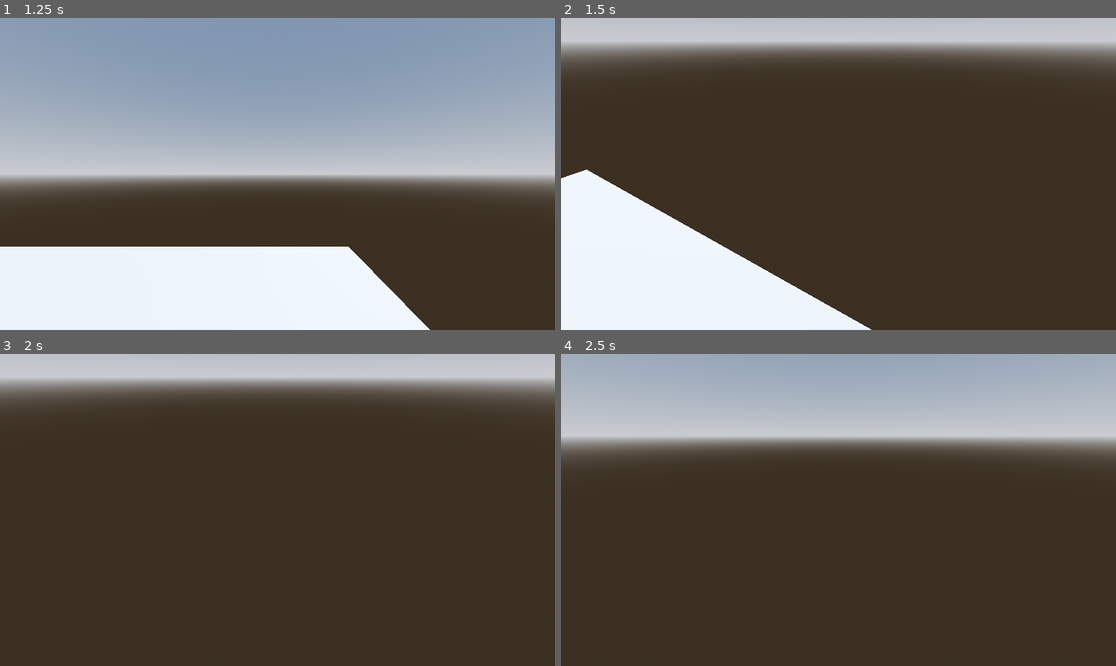
Above: before the commit, frames 1-4 (two rows, left to right).
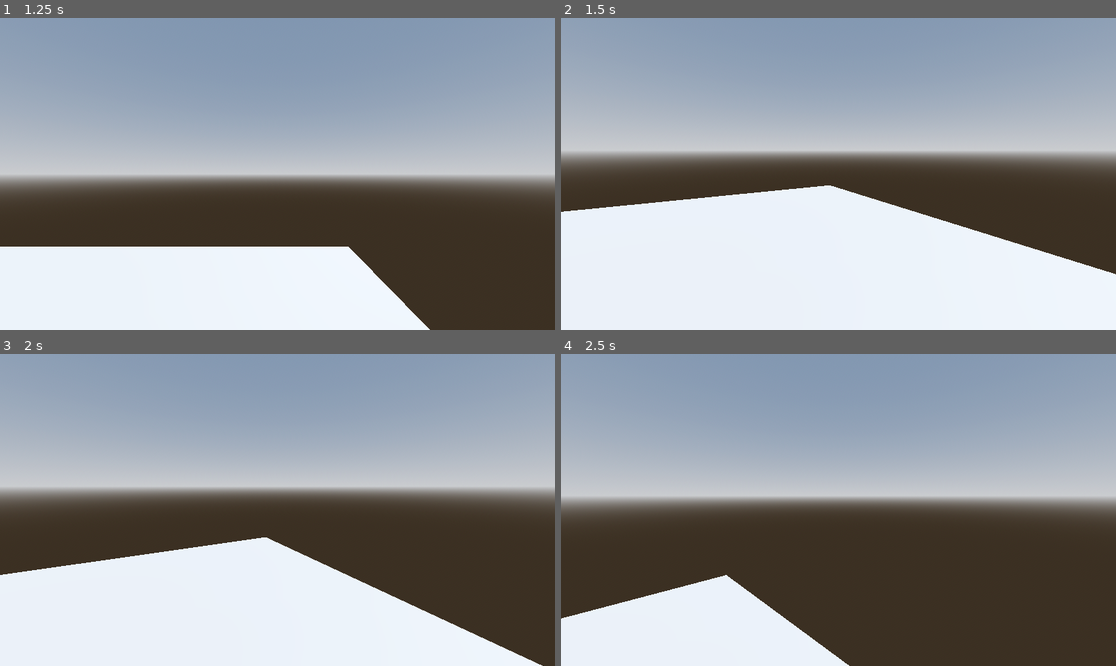
Above: after the commit, the same moments.

Repository: kjk81/trip-4.16.25
Game: Godot game, scene res://levels/test.tscn
The game is run twice, just before and just after one commit, with the same random seed, the same clock (stepped at 60 frames per second) and the same inputs. The project has no main scene, so this scene is started directly.
Inputs (mouse positions are in pixels of both pictures, inside the frame that each line leads up to):
- Up to frame 1 (1.25 s): tap Enter at 0.5 s; move the mouse to (399, 158) at 0.52 s; hold D (move_right) from 0.53 s (still down); click (399, 158) at 0.67 s; tap Space (jump) at 0.77 s
- Up to frame 2 (1.5 s): move the mouse to (810, 174) at 1.27 s; release D (move_right) at 1.28 s; hold W (move_forward) from 1.28 s (still down)
- Up to frame 3 (2 s): keep holding W (move_forward); tap Space (jump) at 1.52 s
- Up to frame 4 (2.5 s): keep holding W (move_forward); move the mouse to (849, 503) at 2.02 s

Frame 1 is identical in both runs. In frame 2, 72% of the frame differs, in the area x 0-100%, y 0-100%; in frame 3, 75%; in frame 4, 53%.

Commit message:
movement fix and reach ray check

Diff:
--- a/player.gd
+++ b/player.gd
@@ -2,8 +2,9 @@
 
 @onready var neck: Node3D = $Neck
 @onready var camera: Camera3D = $Neck/Camera3D
+@onready var reach_ray: RayCast3D = $Neck/Camera3D/ReachRay
 
-@export var sensitivity := 0.01
+@export var sensitivity := 0.002
 @export var SPEED := 5.0
 @export var JUMP_VELOCITY := 2.5
 
@@ -13,8 +14,15 @@
 	elif event is InputEventMouseMotion and Input.get_mouse_mode() == Input.MOUSE_MODE_CAPTURED:
 		neck.rotate_y(-event.relative.x * sensitivity)
 		camera.rotate_x(-event.relative.y*sensitivity)
+		# clamp msaximum camera vertical rotation after mouse movement
 		camera.set_rotation(Vector3(clamp(camera.get_rotation().x, -PI/2.2, PI/2.2), 0, 0))
 
+		# handle raycast from center of camera to manipulate distanced objects
+		if reach_ray.is_colliding():
+			# print("detected object")
+			pass
+			# highlight the object (apply a shader that gives a white outline
+			# reach_ray.get_collider()
 	elif event.is_action_pressed("ui_cancel"):
 		Input.set_mouse_mode(Input.MOUSE_MODE_CONFINED)
 
@@ -22,8 +30,7 @@
 	# Add gravity
 	if not is_on_floor():
 		velocity += get_gravity() * delta
-	if velocity:
-		print(velocity)
+
 	# Handle jump
 	if Input.is_action_just_pressed("jump") and is_on_floor():
 		velocity.y = JUMP_VELOCITY
